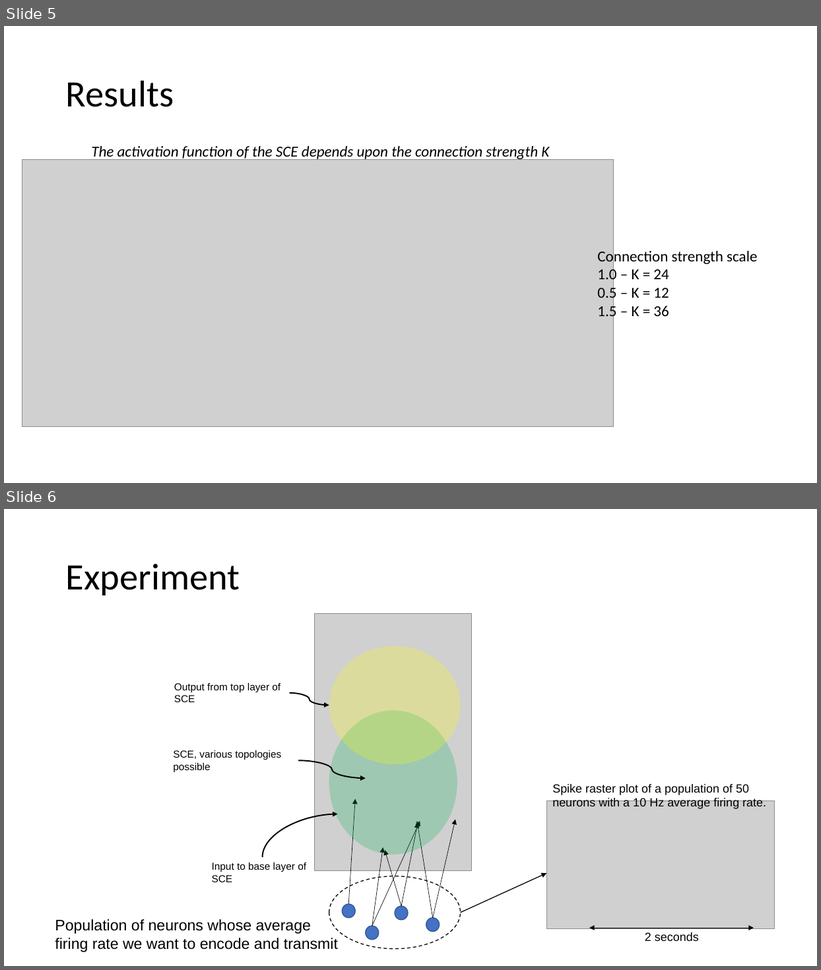
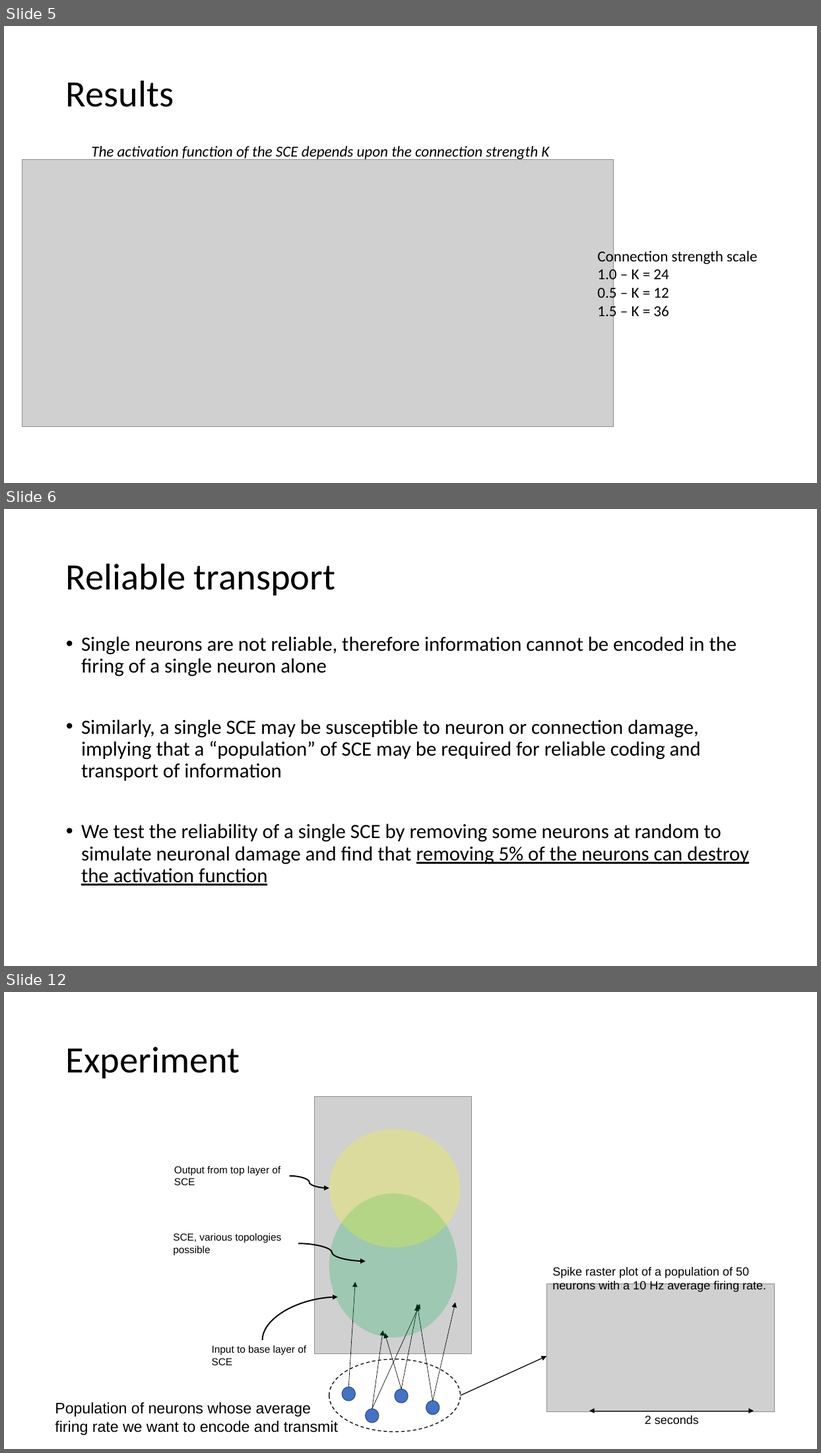
Before and after one commit to vbaker145/neuron, a slide deck: encoding_paper/Firing Rate Encoding Analysis.pptx. Shown one above the other, each under a label of ours: slides 5 and 6 before the commit, slides 5, 6 and 12 after it; the slides between them are not shown. The pictures are 821x970 and 821x1453 pixels, drawn with LibreOffice and Linux fonts; fonts in the diff are those of the drawing; grey boxes stand for pictures; background and template pictures are left out. Boxes give left, top, right and bottom in pixels: in the first picture for what was removed or moved away, otherwise in the second. Text is boxed around its words. In the diff, an @@ line names an element or a change of style, - is before the commit and + after.

Commit message:
Netowrk damage experiments. One big SCE andcoupled SCE are resilient, independent SCE are not

```diff
--- a/encoding_paper/Firing Rate Encoding Analysis.pptx
+++ b/encoding_paper/Firing Rate Encoding Analysis.pptx
@@ slide 6 added at (4, 509, 817, 966), background #FFFFFF @@
@@ title added at (66, 563, 335, 595), 44 pt, text #000000 @@
+Reliable transport
@@ text added at (81, 636, 749, 886), 24 pt, text #000000 @@
+• Single neurons are not reliable, therefore information cannot be encoded in the firing of a single neuron alone
+• Similarly, a single SCE may be susceptible to neuron or connection damage, implying that a “population” of SCE may be required for reliable coding and transport of information
+• We test the reliability of a single SCE by removing some neurons at random to simulate neuronal damage and find that removing 5% of the neurons can destroy the activation function
@@ what was slide 6 is now slide 12 @@
```
Also in this commit, not shown: 5 other slides added, 13 other files.
